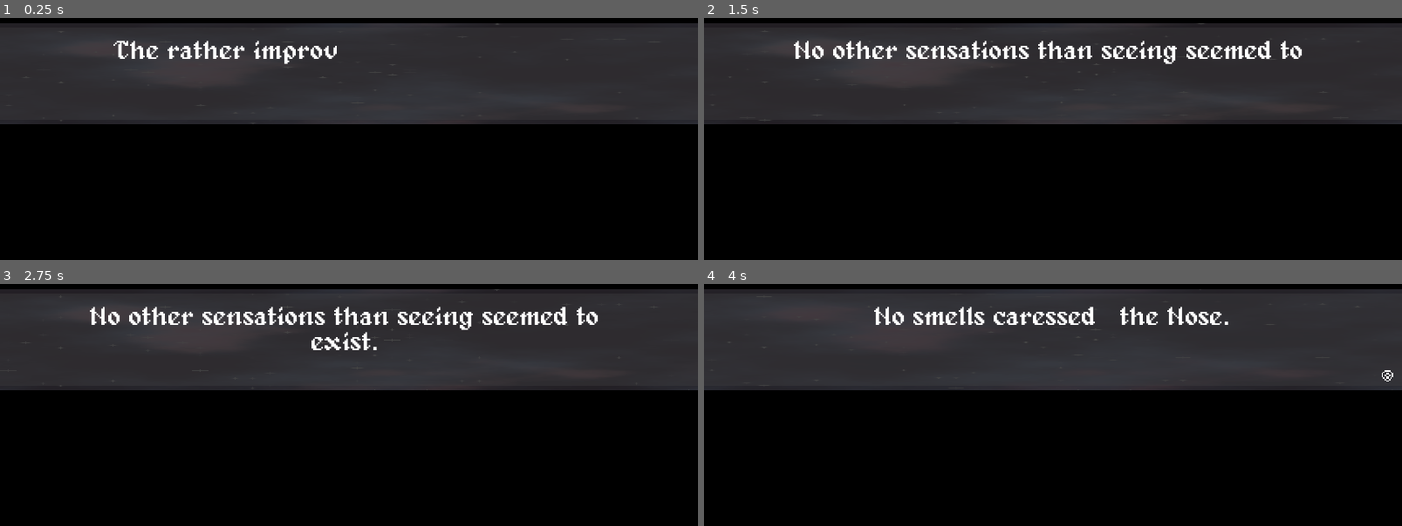
Above: before the commit, frames 1-4 (two rows, left to right).
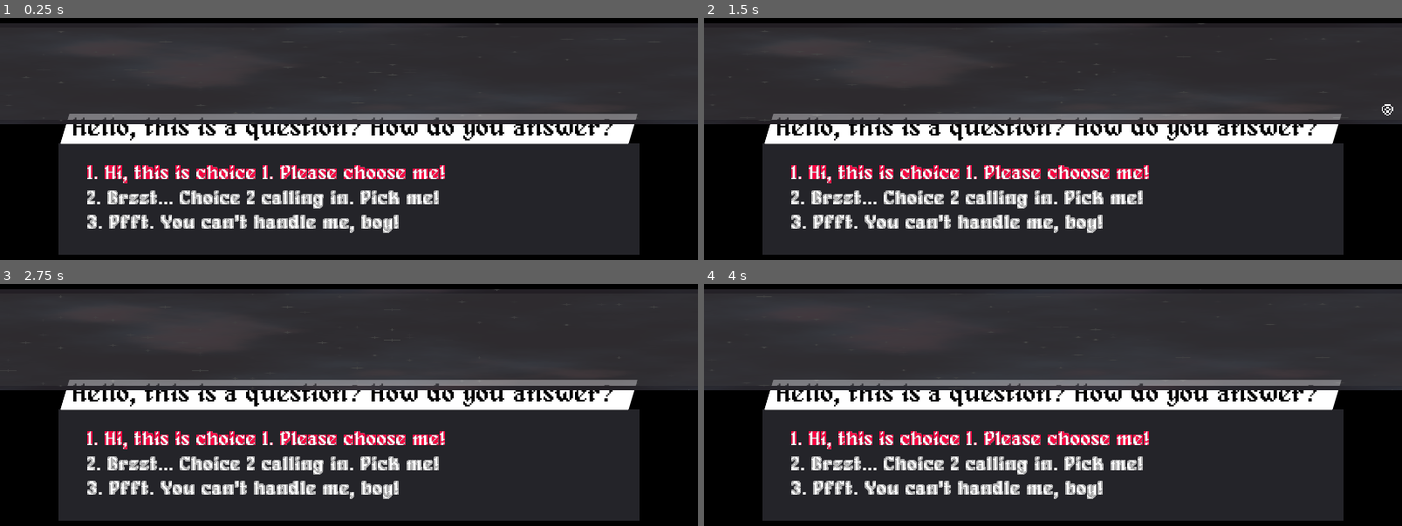
Above: after the commit, the same moments.

Repository: panorb/ludum-dare-51
Game: Godot game, scene res://scene/GameScene.tscn
Same seed, same stepped clock (60 frames per second), same inputs: the game is played once before the commit and once after it. This scene is started directly instead of the project's main scene.
Inputs:
- Up to frame 1 (0.25 s): no input
- Up to frame 2 (1.5 s): tap Enter (end_round) at 0.5 s; hold D (qte_right) 0.53-1.28 s; hold Enter (end_round) 0.53-1.28 s; hold S (qte_down) from 1.28 s (still down); tap K (qte_a) at 1.35 s
- Up to frame 3 (2.75 s): tap Space at 2 s; release S (qte_down) at 2.03 s; hold D (qte_right) from 2.03 s (still down); tap L (qte_b) at 2.1 s
- Up to frame 4 (4 s): tap Enter (end_round) at 2.75 s; release D (qte_right) at 2.78 s; hold W (qte_up) 2.78-3.53 s; tap J (qte_x) at 2.85 s; tap Space at 3.5 s; hold A (qte_left) from 3.53 s (still down); hold Enter (end_round) from 3.53 s (still down)

The runs differ from the first frame. In frame 1, 47% of the frame differs, in the area x 8-92%, y 9-98%; in frame 2, 48%; in frame 3, 48%; in frame 4, 47%.

Commit message:
Added tool for testing dialogues in-engine

Diff:
--- a/godot/scene/DialogueManager.gd
+++ b/godot/scene/DialogueManager.gd
@@ -20,8 +20,6 @@
 
 # Called when the node enters the scene tree for the first time.
 func _ready():
-	start_dialogue("res://content/dialogue/Chapter2P2.json")
-	handle_current_node()
 	pass # Replace with function body.
 
 func change_box_style(new_style):
@@ -99,6 +97,7 @@
 	load_data(json_path)
 	current_node = find_start()
 	auto_next()
+	handle_current_node()
 
 func on_choice_selected(choice_index):
 	current_node = get_dialogue_node_by_id(current_node["choices"][choice_index]["next"])
--- /dev/null
+++ b/godot/scene/DialogueManager.tscn
@@ -0,0 +1,34 @@
+[gd_scene load_steps=9 format=2]
+
+[ext_resource path="res://gui/dialogue/DialogueBox.tscn" type="PackedScene" id=1]
+[ext_resource path="res://gui/dialogue/ChoiceBox.tscn" type="PackedScene" id=2]
+[ext_resource path="res://gui/dialogue/NarratorStage.tscn" type="PackedScene" id=3]
+[ext_resource path="res://scene/DialogueManager.gd" type="Script" id=4]
+[ext_resource path="res://gui/dialogue/NarratorStage.gd" type="Script" id=5]
+[ext_resource path="res://gui/dialogue/ChoiceBox.gd" type="Script" id=6]
+[ext_resource path="res://gui/dialogue/DialogueBox.gd" type="Script" id=7]
+[ext_resource path="res://gui/main_theme.tres" type="Theme" id=8]
+
+[node name="DialogueManager" type="Control"]
+anchor_right = 1.0
+anchor_bottom = 1.0
+script = ExtResource( 4 )
+
+[node name="DialogueBox" type="Control" parent="." instance=ExtResource( 1 )]
+margin_right = 480.0
+margin_bottom = 270.0
+input_pass_on_modal_close_click = false
+theme = ExtResource( 8 )
+script = ExtResource( 7 )
+
+[node name="ChoiceBox" type="Control" parent="." instance=ExtResource( 2 )]
+margin_right = 480.0
+margin_bottom = 270.0
+theme = ExtResource( 8 )
+script = ExtResource( 6 )
+
+[node name="NarratorStage" type="Control" parent="." instance=ExtResource( 3 )]
+margin_right = 480.0
+margin_bottom = 270.0
+theme = ExtResource( 8 )
+script = ExtResource( 5 )
--- a/godot/scene/GameScene.tscn
+++ b/godot/scene/GameScene.tscn
@@ -1,20 +1,7 @@
-[gd_scene load_steps=5 format=2]
+[gd_scene load_steps=2 format=2]
 
-[ext_resource path="res://scene/DialogueManager.gd" type="Script" id=1]
-[ext_resource path="res://gui/dialogue/DialogueBox.tscn" type="PackedScene" id=2]
-[ext_resource path="res://gui/dialogue/ChoiceBox.tscn" type="PackedScene" id=3]
-[ext_resource path="res://gui/dialogue/NarratorStage.tscn" type="PackedScene" id=4]
+[ext_resource path="res://scene/DialogueManager.tscn" type="PackedScene" id=1]
 
 [node name="GameScene" type="Node2D"]
 
-[node name="DialogueManager" type="Control" parent="."]
-anchor_right = 1.0
-anchor_bottom = 1.0
-script = ExtResource( 1 )
-
-[node name="DialogueBox" parent="DialogueManager" instance=ExtResource( 2 )]
-input_pass_on_modal_close_click = false
-
-[node name="ChoiceBox" parent="DialogueManager" instance=ExtResource( 3 )]
-
-[node name="NarratorStage" parent="DialogueManager" instance=ExtResource( 4 )]
+[node name="DialogueManager" parent="." instance=ExtResource( 1 )]
--- /dev/null
+++ b/godot/tools/DialogTester.gd
@@ -0,0 +1,12 @@
+extends Control
+
+onready var file_dialog = get_node("FileDialog")
+onready var dialogue_manager = get_node("DialogueManager")
+
+func _ready():
+	file_dialog.popup_centered()
+	file_dialog.connect("file_selected", self, "_on_file_selected")
+
+func _on_file_selected(file):
+	file_dialog.hide()
+	dialogue_manager.start_dialogue(file)
--- /dev/null
+++ b/godot/tools/DialogTester.tscn
@@ -0,0 +1,20 @@
+[gd_scene load_steps=3 format=2]
+
+[ext_resource path="res://tools/DialogTester.gd" type="Script" id=1]
+[ext_resource path="res://scene/DialogueManager.tscn" type="PackedScene" id=2]
+
+[node name="DialogTester" type="Control"]
+anchor_right = 1.0
+anchor_bottom = 1.0
+script = ExtResource( 1 )
+
+[node name="DialogueManager" parent="." instance=ExtResource( 2 )]
+
+[node name="FileDialog" type="FileDialog" parent="."]
+anchor_right = 1.0
+anchor_bottom = 1.0
+margin_top = 20.0
+window_title = "Open a File"
+mode = 0
+access = 2
+filters = PoolStringArray( "*.json" )
